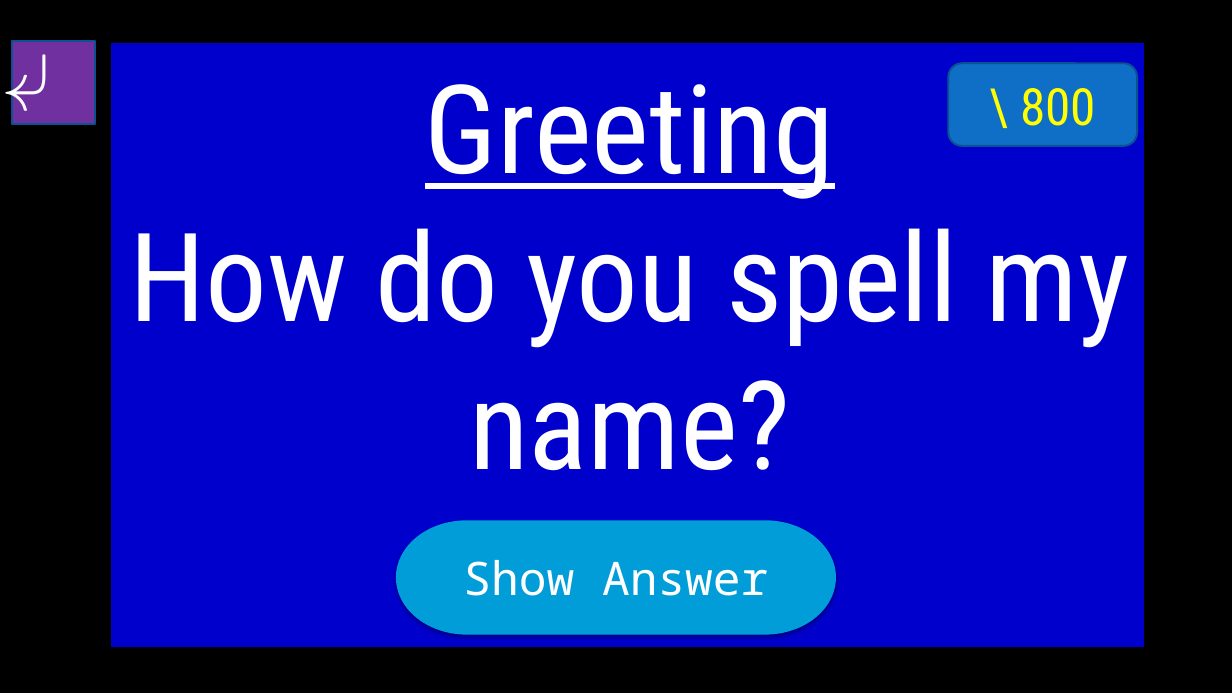
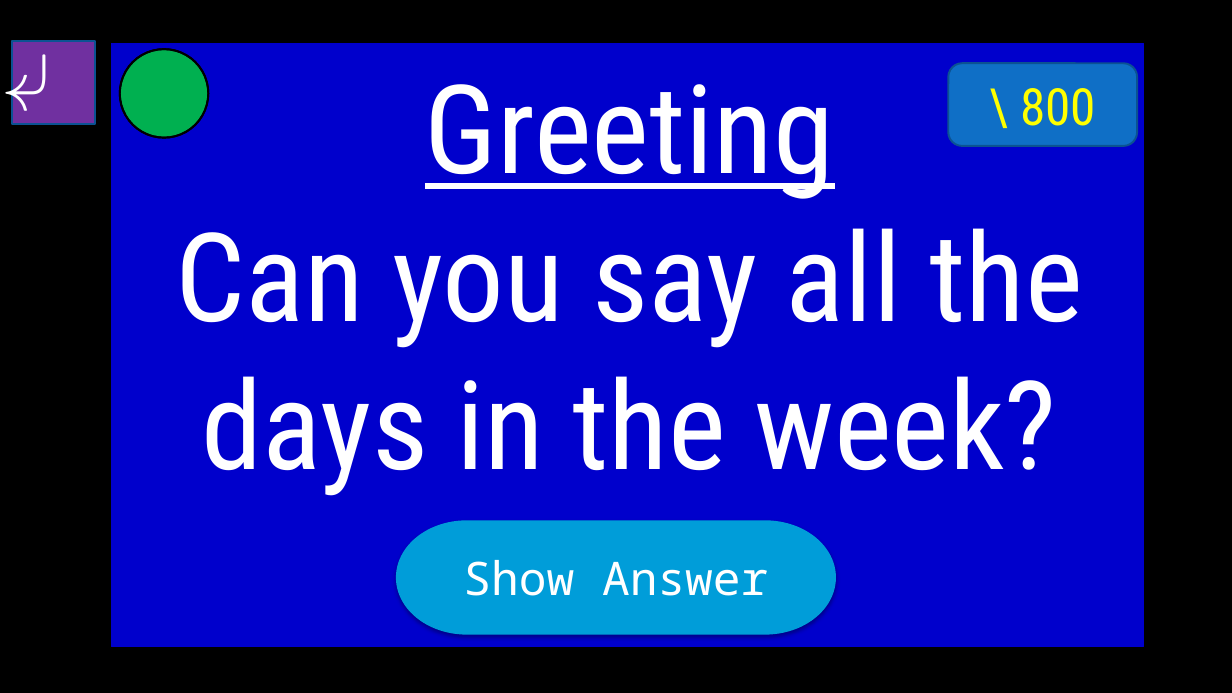
Before and after one commit to Gurichi/ALT_Materials, a slide deck: slide 9 of Jeopardy 5th Grade.pptx. Drawn at 1232x693 pixels with LibreOffice and Linux fonts; fonts in the diff are those of the drawing; background and template pictures are left out. Boxes give left, top, right and bottom in pixels: in the first picture for what was removed or moved away, otherwise in the second. Text is boxed around its words. In the diff, an @@ line names an element or a change of style, - is before the commit and + after.

```diff
--- a/Jeopardy 5th Grade.pptx
+++ b/Jeopardy 5th Grade.pptx
@@ ellipse added at (120,49,209,138), fill #00B050, outline #000000 1.5 pt @@
@@ ellipse added at (120,49,209,138), outline #000000 1.5 pt @@
@@ text at (176,228,1083,496): text changed @@
-How do you spell my name?
+Can you say all the days in the week?
```
Also in this commit, not shown: 40 other slides changed.
